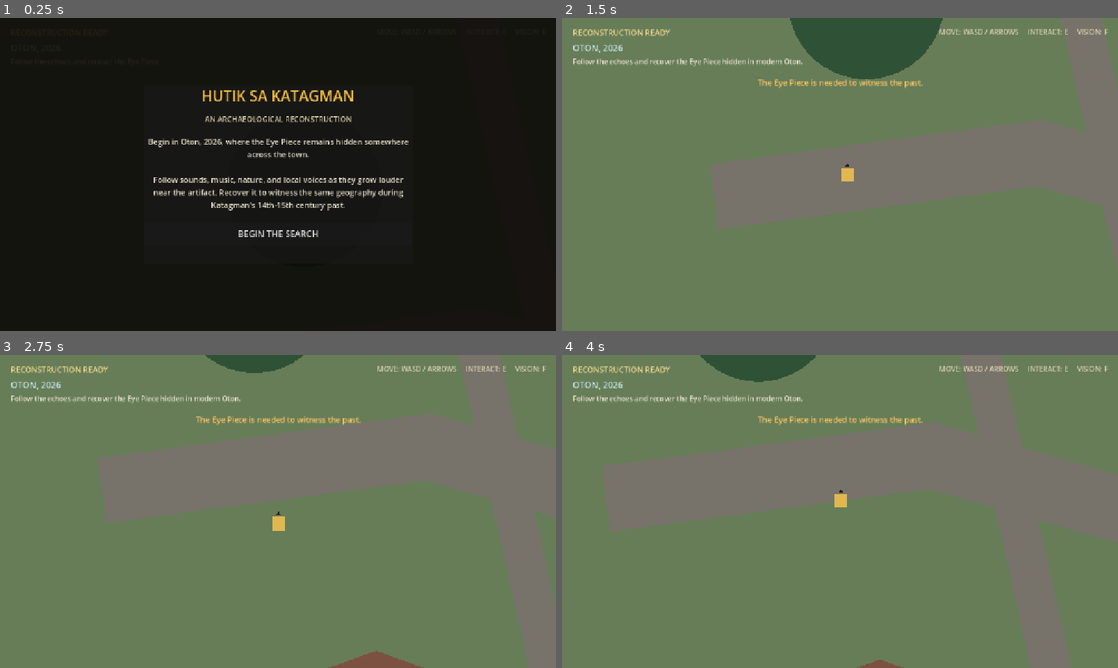
Above: before the commit, frames 1-4 (two rows, left to right).
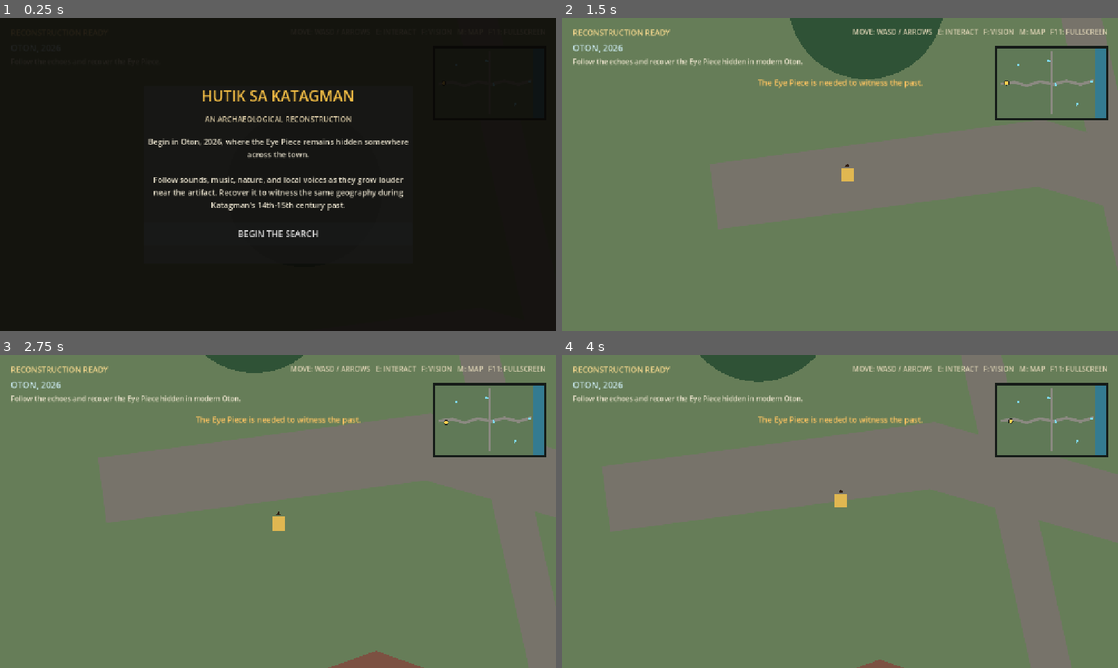
Above: after the commit, the same moments.

Repository: auauron/GameOn-Yoripatuso
Game: Godot game, scene res://scenes/gameplay/game_root.tscn
Two runs of this game, one before a commit and one after it. Both use one fixed random seed, a clock stepped at 60 frames per second and the inputs below.
Inputs:
- Up to frame 1 (0.25 s): no input
- Up to frame 2 (1.5 s): click "BEGIN THE SEARCH" at 0.5 s; hold D (move_right) from 1.28 s (still down); hold F (era_transition) from 1.28 s (still down)
- Up to frame 3 (2.75 s): release D (move_right) at 2.03 s; release F (era_transition) at 2.03 s; hold S (move_down) from 2.03 s (still down); tap E (interact) at 2.1 s
- Up to frame 4 (4 s): release S (move_down) at 2.78 s; hold D (move_right) 2.78-3.53 s; hold F (era_transition) 2.78-3.53 s; hold W (move_up) from 3.53 s (still down); tap E (interact) at 3.6 s

The runs differ from the first frame. In frame 2, 1.6% of the frame differs, in the area x 52-99%, y 3-33%; in frame 3, 1.5%; in frame 4, 1.6%.

Commit message:
feat: add fullscreen navigation maps

Diff:
--- a/project.godot
+++ b/project.godot
@@ -64,6 +64,16 @@
 "events": [Object(InputEventKey,"resource_local_to_scene":false,"resource_name":"","device":0,"window_id":0,"alt_presse …(189 unchanged characters)…
 ]
 }
+toggle_map={
+"deadzone": 0.5,
+"events": [Object(InputEventKey,"resource_local_to_scene":false,"resource_name":"","device":0,"window_id":0,"alt_pressed":false,"shift_pressed":false,"ctrl_pressed":false,"meta_pressed":false,"pressed":false,"keycode":0,"physical_keycode":77,"key_label":0,"unicode":0,"location":0,"echo":false,"script":null)
+]
+}
+toggle_fullscreen={
+"deadzone": 0.5,
+"events": [Object(InputEventKey,"resource_local_to_scene":false,"resource_name":"","device":0,"window_id":0,"alt_pressed":false,"shift_pressed":false,"ctrl_pressed":false,"meta_pressed":false,"pressed":false,"keycode":0,"physical_keycode":4194342,"key_label":0,"unicode":0,"location":0,"echo":false,"script":null)
+]
+}
 
 [layer_names]
 
--- a/scenes/ui/hud.tscn
+++ b/scenes/ui/hud.tscn
@@ -1,6 +1,7 @@
-[gd_scene load_steps=2 format=3]
+[gd_scene load_steps=3 format=3]
 
 [ext_resource type="Script" path="res://scripts/ui/hud.gd" id="1_hud"]
+[ext_resource type="PackedScene" path="res://scenes/ui/navigation_map.tscn" id="2_map"]
 
 [node name="HUD" type="CanvasLayer"]
 script = ExtResource("1_hud")
@@ -36,14 +37,29 @@
 anchors_preset = 1
 anchor_left = 1.0
 anchor_right = 1.0
-offset_left = -350.0
+offset_left = -530.0
 offset_top = 20.0
 offset_right = -24.0
 offset_bottom = 52.0
 grow_horizontal = 0
 theme_override_colors/font_color = Color(0.86, 0.82, 0.7, 1)
-text = "MOVE: WASD / ARROWS     INTERACT: E     VISION: F"
+text = "MOVE: WASD / ARROWS   E: INTERACT   F: VISION   M: MAP   F11: FULLSCREEN"
 horizontal_alignment = 2
+
+[node name="MiniMapFrame" type="PanelContainer" parent="."]
+anchors_preset = 1
+anchor_left = 1.0
+anchor_right = 1.0
+offset_left = -284.0
+offset_top = 64.0
+offset_right = -24.0
+offset_bottom = 234.0
+grow_horizontal = 0
+mouse_filter = 2
+
+[node name="NavigationMap" parent="MiniMapFrame" instance=ExtResource("2_map")]
+layout_mode = 2
+compact = true
 
 [node name="InteractionPrompt" type="Label" parent="."]
 visible = false
@@ -190,3 +206,54 @@
 custom_minimum_size = Vector2(0, 52)
 theme_override_font_sizes/font_size = 20
 text = "RESTART ROUND"
+
+[node name="FullMapOverlay" type="ColorRect" parent="."]
+visible = false
+anchors_preset = 15
+anchor_right = 1.0
+anchor_bottom = 1.0
+grow_horizontal = 2
+grow_vertical = 2
+mouse_filter = 1
+color = Color(0.025, 0.04, 0.035, 0.94)
+
+[node name="MapPanel" type="PanelContainer" parent="FullMapOverlay"]
+anchors_preset = 8
+anchor_left = 0.5
+anchor_top = 0.5
+anchor_right = 0.5
+anchor_bottom = 0.5
+offset_left = -470.0
+offset_top = -320.0
+offset_right = 470.0
+offset_bottom = 320.0
+grow_horizontal = 2
+grow_vertical = 2
+
+[node name="Content" type="VBoxContainer" parent="FullMapOverlay/MapPanel"]
+layout_mode = 2
+theme_override_constants/separation = 10
+
+[node name="MapTitle" type="Label" parent="FullMapOverlay/MapPanel/Content"]
+layout_mode = 2
+theme_override_colors/font_color = Color(0.95, 0.78, 0.35, 1)
+theme_override_font_sizes/font_size = 27
+text = "OTON, 2026 - EXPLORATION MAP"
+horizontal_alignment = 1
+
+[node name="LocationStatus" type="Label" parent="FullMapOverlay/MapPanel/Content"]
+layout_mode = 2
+theme_override_colors/font_color = Color(0.86, 0.9, 0.86, 1)
+theme_override_font_sizes/font_size = 16
+text = "CURRENT LOCATION  X: 0  Y: 0"
+horizontal_alignment = 1
+
+[node name="NavigationMap" parent="FullMapOverlay/MapPanel/Content" instance=ExtResource("2_map")]
+custom_minimum_size = Vector2(880, 500)
+layout_mode = 2
+
+[node name="Legend" type="Label" parent="FullMapOverlay/MapPanel/Content"]
+layout_mode = 2
+theme_override_colors/font_color = Color(0.8, 0.84, 0.79, 1)
+text = "GOLD/WHITE MARKER: YOUR LOCATION     DOTS: DISTRICTS     M: CLOSE MAP"
+horizontal_alignment = 1
--- /dev/null
+++ b/scenes/ui/navigation_map.tscn
@@ -0,0 +1,14 @@
+[gd_scene load_steps=2 format=3]
+
+[ext_resource type="Script" path="res://scripts/ui/navigation_map.gd" id="1_map"]
+
+[node name="NavigationMap" type="Control"]
+custom_minimum_size = Vector2(240, 150)
+layout_mode = 3
+anchors_preset = 15
+anchor_right = 1.0
+anchor_bottom = 1.0
+grow_horizontal = 2
+grow_vertical = 2
+mouse_filter = 2
+script = ExtResource("1_map")
--- a/scripts/gameplay/game_root.gd
+++ b/scripts/gameplay/game_root.gd
@@ -21,6 +21,10 @@
 var selected_location_name := ""
 var selected_spawn_names := {}
 var game_started := false
+var navigation_bounds := Rect2(0, 0, 6400, 4200)
+var navigation_era_id := GameState.Era.MODERN
+var navigation_era_name := "OTON, 2026"
+var input_enabled_before_map := false
 
 func _ready() -> void:
 	player.input_enabled = false
@@ -35,6 +39,15 @@
 func _unhandled_input(event: InputEvent) -> void:
 	if event.is_action_pressed("era_transition"):
 		request_era_transition()
+	elif event.is_action_pressed("toggle_map") and game_started:
+		toggle_full_map()
+	elif event.is_action_pressed("toggle_fullscreen"):
+		toggle_fullscreen()
+
+func _process(_delta: float) -> void:
+	var indoors := current_world == null
+	var navigation_position := outdoor_return_position if indoors else player.global_position
+	hud.update_navigation(navigation_bounds, navigation_position, navigation_era_id, navigation_era_name, indoors)
 
 func start_game() -> void:
 	game_started = true
@@ -63,6 +76,9 @@
 		return false
 
 	current_outdoor_scene = scene
+	navigation_bounds = current_world.world_bounds
+	navigation_era_id = current_world.era_id
+	navigation_era_name = current_world.era_display_name
 	var spawn_position := current_world.get_player_spawn()
 	if desired_position.is_finite():
 		spawn_position = current_world.clamp_to_world(desired_position)
@@ -156,6 +172,22 @@
 
 func return_to_outdoor() -> void:
 	load_outdoor_world(current_outdoor_scene, outdoor_return_position)
+
+func toggle_full_map() -> void:
+	if hud.is_full_map_visible():
+		hud.set_full_map_visible(false)
+		player.input_enabled = input_enabled_before_map
+		return
+	input_enabled_before_map = player.input_enabled
+	player.input_enabled = false
+	hud.set_full_map_visible(true)
+
+func toggle_fullscreen() -> void:
+	var current_mode := DisplayServer.window_get_mode()
+	if current_mode == DisplayServer.WINDOW_MODE_FULLSCREEN or current_mode == DisplayServer.WINDOW_MODE_EXCLUSIVE_FULLSCREEN:
+		DisplayServer.window_set_mode(DisplayServer.WINDOW_MODE_WINDOWED)
+	else:
+		DisplayServer.window_set_mode(DisplayServer.WINDOW_MODE_FULLSCREEN)
 
 func connect_world_interactions() -> void:
 	if current_content == null:
--- a/scripts/ui/hud.gd
+++ b/scripts/ui/hud.gd
@@ -62,3 +62,24 @@
 
 func set_transition_active(active: bool) -> void:
 	$TransitionOverlay.visible = active
+
+func update_navigation(bounds: Rect2, world_position: Vector2, era_id: int, era_name: String, indoors: bool) -> void:
+	$MiniMapFrame/NavigationMap.set_navigation_context(bounds, world_position, era_id, indoors)
+	$FullMapOverlay/MapPanel/Content/NavigationMap.set_navigation_context(bounds, world_position, era_id, indoors)
+	$FullMapOverlay/MapPanel/Content/MapTitle.text = "%s - EXPLORATION MAP" % era_name
+	var location_kind := "OUTDOOR RETURN LOCATION" if indoors else "CURRENT LOCATION"
+	$FullMapOverlay/MapPanel/Content/LocationStatus.text = "%s  X: %d  Y: %d" % [
+		location_kind,
+		int(world_position.x),
+		int(world_position.y),
+	]
+
+func toggle_full_map() -> bool:
+	set_full_map_visible(not is_full_map_visible())
+	return is_full_map_visible()
+
+func set_full_map_visible(visible: bool) -> void:
+	$FullMapOverlay.visible = visible
+
+func is_full_map_visible() -> bool:
+	return $FullMapOverlay.visible
--- /dev/null
+++ b/scripts/ui/navigation_map.gd
@@ -0,0 +1,81 @@
+class_name NavigationMap
+extends Control
+
+@export var compact := false
+
+var world_bounds := Rect2(0, 0, 6400, 4200)
+var tracked_position := Vector2.ZERO
+var era_id := GameState.Era.MODERN
+var indoors := false
+
+const ROUTE_POINTS := [
+	Vector2(350, 2150), Vector2(1100, 2050), Vector2(1800, 2250),
+	Vector2(2550, 2010), Vector2(3300, 2170), Vector2(4050, 1980),
+	Vector2(4850, 2180), Vector2(5580, 1960),
+]
+
+const DISTRICTS := {
+	"RESIDENTIAL": Vector2(1300, 1050),
+	"CRAFT": Vector2(3050, 820),
+	"MARKET": Vector2(3450, 2180),
+	"RIVER": Vector2(5500, 2020),
+	"BURIAL": Vector2(4650, 3300),
+}
+
+static func world_to_map(world_position: Vector2, bounds: Rect2, map_size: Vector2) -> Vector2:
+	if bounds.size.x <= 0.0 or bounds.size.y <= 0.0:
+		return Vector2.ZERO
+	var normalized := Vector2(
+		inverse_lerp(bounds.position.x, bounds.end.x, world_position.x),
+		inverse_lerp(bounds.position.y, bounds.end.y, world_position.y)
+	)
+	normalized = normalized.clamp(Vector2.ZERO, Vector2.ONE)
+	return normalized * map_size
+
+func set_navigation_context(bounds: Rect2, world_position: Vector2, new_era_id: int, is_indoors: bool) -> void:
+	world_bounds = bounds
+	tracked_position = world_position
+	era_id = new_era_id
+	indoors = is_indoors
+	queue_redraw()
+
+func _draw() -> void:
+	var map_size := size
+	if map_size.x <= 0.0 or map_size.y <= 0.0:
+		return
+
+	var modern := era_id == GameState.Era.MODERN
+	var land_color := Color("#607957") if modern else Color("#365334")
+	var route_color := Color("#8b8981") if modern else Color("#a78d59")
+	var water_color := Color("#347b91") if modern else Color("#326c78")
+	var marker_color := Color("#7ed8ea") if modern else Color("#e7bd55")
+	draw_rect(Rect2(Vector2.ZERO, map_size), Color("#151b18"))
+	draw_rect(Rect2(Vector2(4, 4), map_size - Vector2(8, 8)), land_color)
+
+	var river_left := world_to_map(Vector2(5650, 0), world_bounds, map_size)
+	draw_rect(Rect2(Vector2(river_left.x, 4), Vector2(map_size.x - river_left.x - 4, map_size.y - 8)), water_color)
+
+	var route := PackedVector2Array()
+	for point in ROUTE_POINTS:
+		route.append(world_to_map(point, world_bounds, map_size))
+	draw_polyline(route, route_color, 5.0 if compact else 9.0, true)
+	draw_line(
+		world_to_map(Vector2(3200, 300), world_bounds, map_size),
+		world_to_map(Vector2(3200, 3850), world_bounds, map_size),
+		route_color,
+		4.0 if compact else 7.0,
+		true
+	)
+
+	for district_name in DISTRICTS:
+		var district_position: Vector2 = world_to_map(DISTRICTS[district_name], world_bounds, map_size)
+		draw_circle(district_position, 3.0 if compact else 6.0, marker_color)
+		if not compact:
+			draw_string(get_theme_default_font(), district_position + Vector2(9, 5), district_name, HORIZONTAL_ALIGNMENT_LEFT, -1, 13, Color.WHITE)
+
+	var player_position := world_to_map(tracked_position, world_bounds, map_size)
+	var player_color := Color("#ffcf4f") if not indoors else Color("#ffffff")
+	draw_circle(player_position, 6.0 if compact else 10.0, Color(0, 0, 0, 0.7))
+	draw_circle(player_position, 4.0 if compact else 7.0, player_color)
+	if indoors and not compact:
+		draw_arc(player_position, 14.0, 0.0, TAU, 24, player_color, 2.0)
--- a/tests/run_all_tests.gd
+++ b/tests/run_all_tests.gd
@@ -8,6 +8,7 @@
 		preload("res://tests/test_spawn_selector.gd").new(),
 		preload("res://tests/test_dual_world_contract.gd").new(),
 		preload("res://tests/test_interior_flow.gd").new(),
+		preload("res://tests/test_navigation_map.gd").new(),
 	]
 	for suite in suites:
 		if not suite.run():
--- a/tests/test_game_root_flow.gd
+++ b/tests/test_game_root_flow.gd
@@ -13,6 +13,14 @@
 	await tree.process_frame
 	assert(game.state.current_era == GameState.Era.MODERN)
 	assert(game.current_world.world_bounds == Rect2(0, 0, 6400, 4200))
+	assert(game.hud.get_node("MiniMapFrame").visible)
+	assert(not game.hud.is_full_map_visible())
+	game.toggle_full_map()
+	assert(game.hud.is_full_map_visible())
+	assert(not game.player.input_enabled)
+	game.toggle_full_map()
+	assert(not game.hud.is_full_map_visible())
+	assert(game.player.input_enabled)
 
 	var modern_position := Vector2(3100, 2050)
 	game.player.global_position = modern_position
@@ -35,12 +43,15 @@
 	await tree.process_frame
 	assert(game.state.current_era == GameState.Era.ANCIENT)
 	assert(game.player.global_position.distance_to(modern_position) < 2.0)
+	assert(game.hud.get_node("MiniMapFrame/NavigationMap").era_id == GameState.Era.ANCIENT)
 
 	var entrance = game.current_world.get_node("Entrances").get_child(0)
 	game.enter_interior(entrance)
 	await tree.process_frame
 	assert(game.current_world == null)
 	assert(game.current_content.get_node_or_null("WorldExit") != null)
+	assert(game.hud.get_node("MiniMapFrame/NavigationMap").indoors)
+	assert(game.hud.get_node("MiniMapFrame/NavigationMap").tracked_position == game.outdoor_return_position)
 	game.return_to_outdoor()
 	await tree.process_frame
 	assert(game.current_world != null)
--- /dev/null
+++ b/tests/test_navigation_map.gd
@@ -0,0 +1,14 @@
+extends RefCounted
+
+func run() -> bool:
+	assert(InputMap.has_action("toggle_map"))
+	assert(InputMap.has_action("toggle_fullscreen"))
+	assert(InputMap.action_get_events("toggle_map")[0].physical_keycode == KEY_M)
+	assert(InputMap.action_get_events("toggle_fullscreen")[0].physical_keycode == KEY_F11)
+	var bounds := Rect2(0, 0, 6400, 4200)
+	var map_size := Vector2(320, 210)
+	assert(NavigationMap.world_to_map(Vector2.ZERO, bounds, map_size) == Vector2.ZERO)
+	assert(NavigationMap.world_to_map(bounds.get_center(), bounds, map_size) == map_size * 0.5)
+	assert(NavigationMap.world_to_map(bounds.end, bounds, map_size) == map_size)
+	assert(NavigationMap.world_to_map(Vector2(-500, 5000), bounds, map_size) == Vector2(0, 210))
+	return true
--- a/tools/capture_preview.gd
+++ b/tools/capture_preview.gd
@@ -20,7 +20,12 @@
 	if not _save_frame("res://docs/ancient-world-preview.png"):
 		return
 
-	print("Saved modern and ancient world previews in res://docs/.")
+	game.toggle_full_map()
+	await _settle_camera()
+	if not _save_frame("res://docs/navigation-map-preview.png"):
+		return
+
+	print("Saved world and navigation previews in res://docs/.")
 	quit(0)
 
 func _settle_camera() -> void:
Binary file changed: docs/ancient-world-preview.png
Binary file changed: docs/modern-world-preview.png
Binary file added: docs/navigation-map-preview.png
Not shown, added: docs/navigation-map-preview.png.import
Not shown, added: scripts/ui/navigation_map.gd.uid
Not shown, added: tests/test_navigation_map.gd.uid
Not shown, changed: README.md
